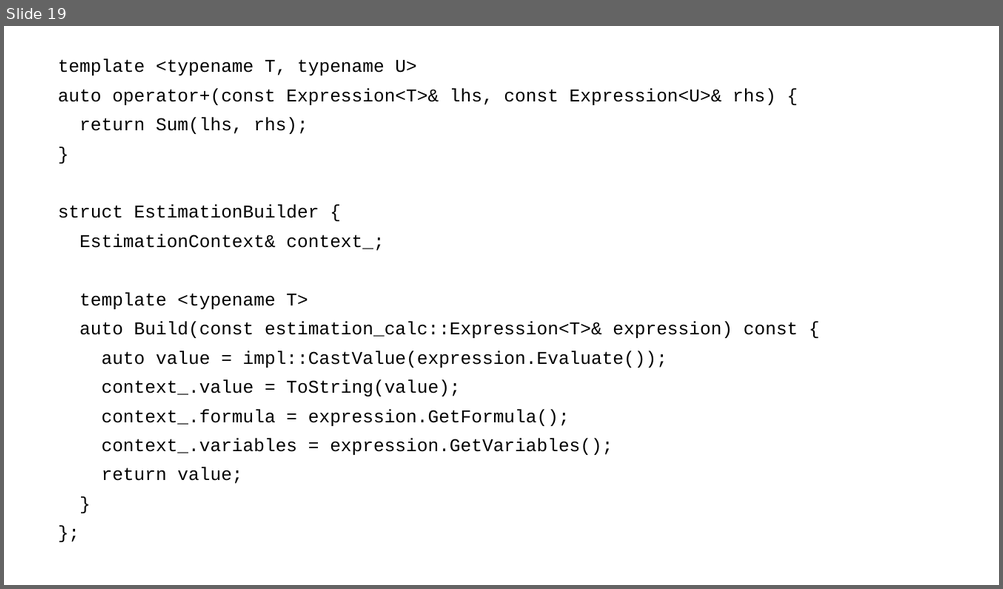
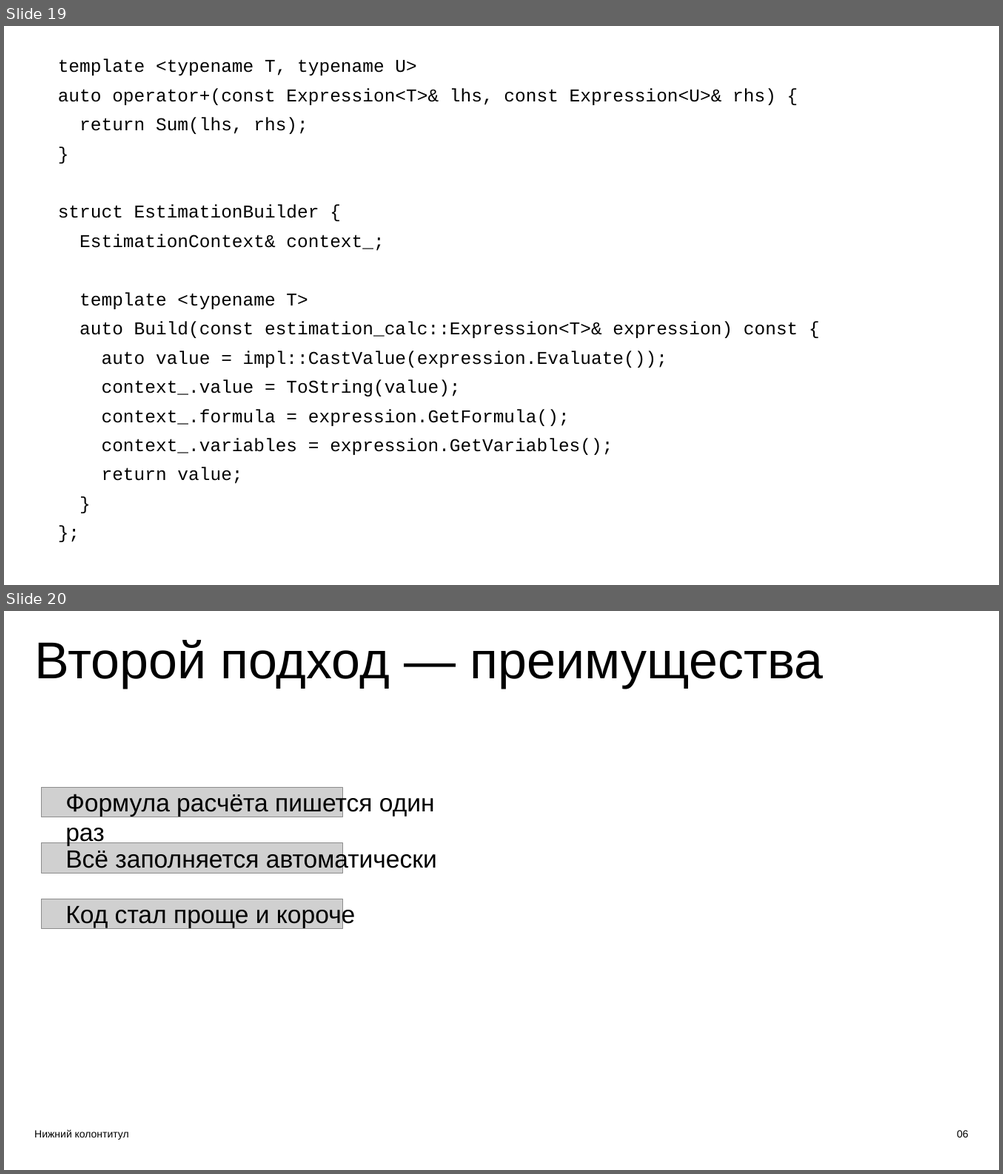
Before and after one commit to ishfb/zcc23, a slide deck: slides.pptx. Shown one above the other, each under a label of ours: slide 19 before the commit, slides 19 and 20 after it. The pictures are 1003x589 and 1003x1174 pixels, drawn with LibreOffice and Linux fonts; fonts in the diff are those of the drawing; grey boxes stand for pictures. Boxes give left, top, right and bottom in pixels: in the first picture for what was removed or moved away, otherwise in the second. Text is boxed around its words. In the diff, an @@ line names an element or a change of style, - is before the commit and + after.

```diff
--- a/slides.pptx
+++ b/slides.pptx
@@ slide 20 added at [4, 611, 999, 1170], background #FFFFFF @@
@@ text added at [35, 640, 823, 688], 75 pt, text #000000 @@
+Второй подход — преимущества
@@ picture added at [41, 787, 342, 817] @@
@@ rectangle added at [17, 789, 34, 807], fill #FFFFFF @@
@@ text added at [65, 792, 435, 846], 36 pt, text #000000 @@
+Формула расчёта пишется один раз
@@ picture added at [41, 843, 342, 873] @@
@@ text added at [65, 848, 437, 872], 36 pt, text #000000 @@
+Всё заполняется автоматически
@@ picture added at [41, 899, 342, 928] @@
@@ text added at [65, 903, 356, 928], 36 pt, text #000000 @@
+Код стал проще и короче
@@ text added at [34, 1130, 129, 1140], 15 pt, text #000000 @@
+Нижний колонтитул
@@ text added at [956, 1130, 968, 1138], 15 pt, text #000000 @@
+06
```
Also in this commit, not shown: 1 slide changed, 3 other slides added, 1 other file.
